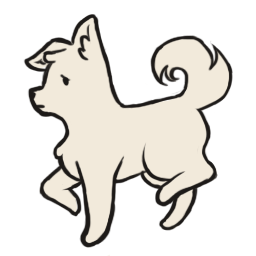
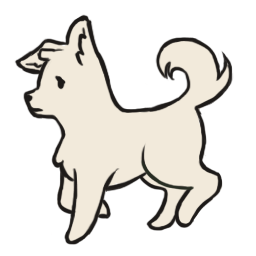
Revision of a layered 256×256 image; what changed, layer by layer:
pixels changed over [14, 14, 234, 256] (layer not identified)
